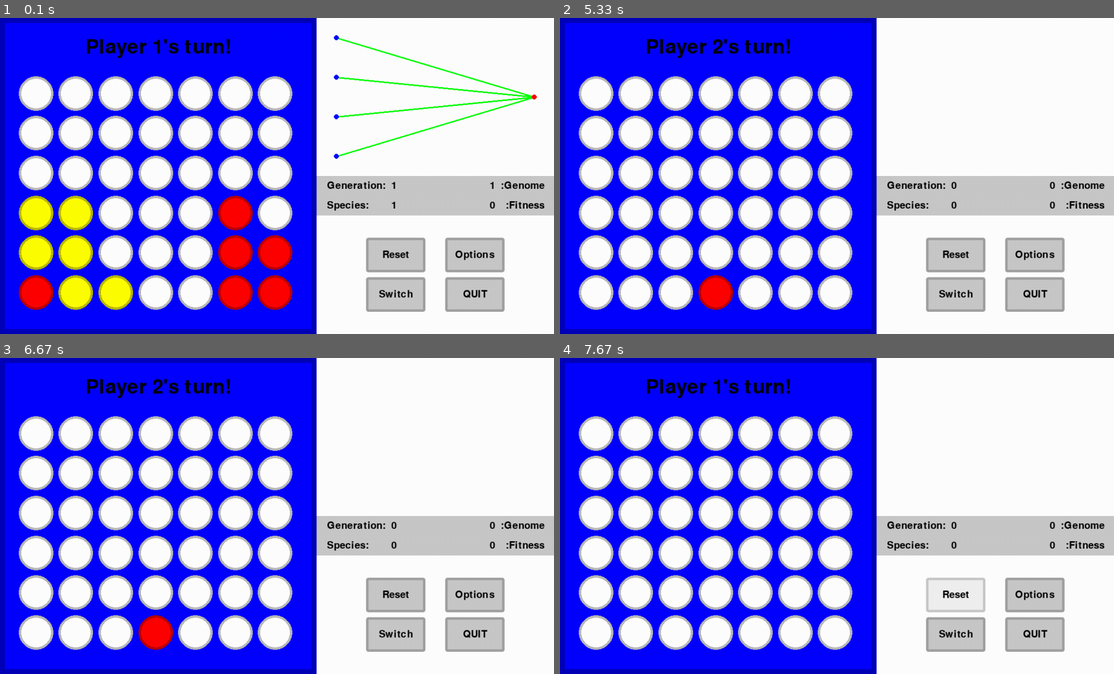
Above: before the commit, frames 1-4 (two rows, left to right).
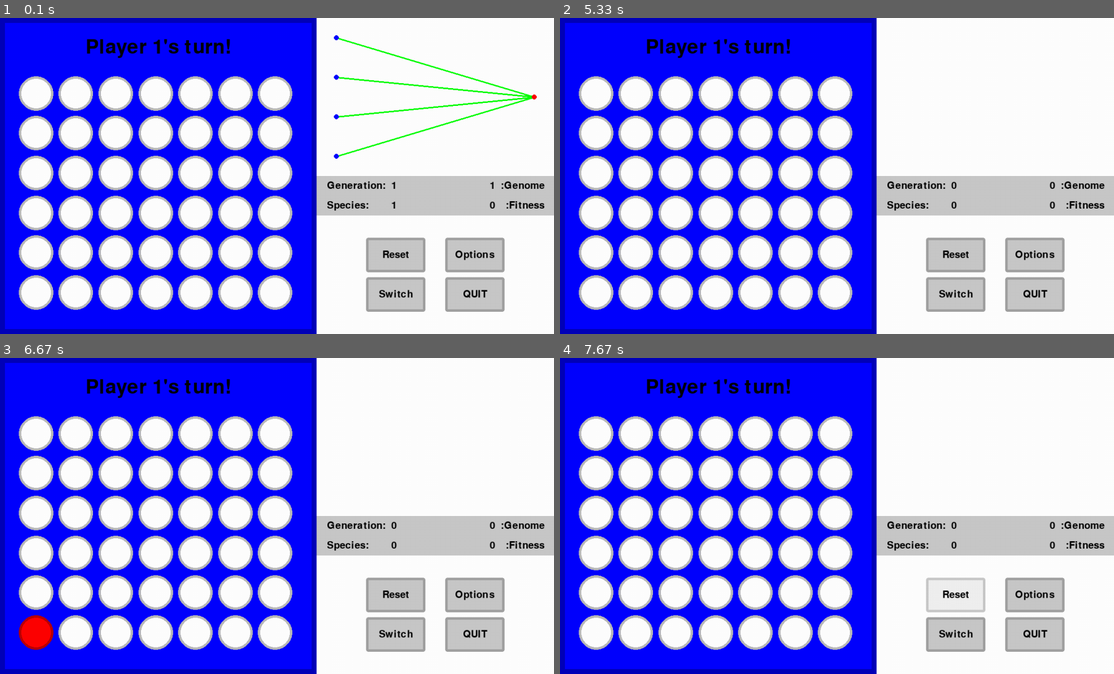
Above: after the commit, the same moments.

Repository: GreenMachine582/NEAT
Game: pygame game, started from main.py
Same seed, same stepped clock (60 frames per second), same inputs: the game is played once before the commit and once after it.
Inputs (mouse positions are in pixels of both pictures, inside the frame that each line leads up to):
- Up to frame 1 (0.1 s): no input
- Up to frame 2 (5.33 s): click (953, 296) at 0.38 s; click (1036, 255) at 0.72 s; click (731, 46) at 1.05 s; click (1041, 286) at 1.38 s; click (731, 134) at 1.72 s; click (842, 210) at 2.05 s; click (820, 122) at 2.38 s; click (759, 109) at 2.72 s; click (981, 147) at 3.05 s; click (1008, 169) at 3.38 s; click (953, 119) at 3.72 s; click (958, 97) at 4.05 s; click (859, 163) at 4.38 s; click (715, 119) at 4.72 s; click (753, 267) at 5.05 s
- Up to frame 3 (6.67 s): tap 1 at 5.33 s
- Up to frame 4 (7.67 s): click (1008, 591) at 6.72 s; click (781, 620) at 7.05 s; click (953, 595) at 7.38 s

The runs differ from the first frame. In frame 1, 6.5% of the frame differs, in the area x 3-53%, y 56-93%; in frame 2, 0.6%; in frame 3, 1.1%; in frame 4, nothing differs.

Commit message:
Update connect4.py

Diff:
--- a/connect4/connect4.py
+++ b/connect4/connect4.py
@@ -1,12 +1,11 @@
 
-import pygame as pg
 import random
 
 import mattslib as ml
 import mattslib.pygame as mlpg
 
 __version__ = '1.5'
-__date__ = '20/03/2022'
+__date__ = '21/03/2022'
 
 # Constants
 WIDTH, HEIGHT = 1120, 640
@@ -67,9 +66,10 @@
     ROWS, COLUMNS = 6, 7
     PLAYERS = {1: RED, 2: YELLOW}
     EMPTY = WHITE
+    INVALID_MOVE = -2
     LENGTH = 4
     GAME_STATES = {-2: 'Invalid move', -1: '', 0: 'Draw', 1: 'Player 1 Wins', 2: 'Player 2 Wins'}
-    BOARDER = 0
+    BOARDER = 10
 
     def __init__(self):
         self.board = []
@@ -81,6 +81,10 @@
         self.match = True
         self.turn = 0
 
+        self.board_background = mlpg.Rect((GAME_WIDTH / 2, GAME_HEIGHT / 2), self.colour['background'],
+                                          [GAME_WIDTH - (self.BOARDER * 2), GAME_HEIGHT - (self.BOARDER * 2)])
+        self.player_text = mlpg.Message(f"Player {self.current_player}'s turn!", (int(GAME_WIDTH / 2), 60), size=40)
+
         self.board = [[Piece([h, j], self.ROWS, self.COLUMNS, self.EMPTY) for j in range(self.COLUMNS)]
                       for h in range(self.ROWS)]
 
@@ -92,22 +96,22 @@
         self.current_player = 1
         self.opponent = 2 if self.current_player == 1 else 1
 
-    def draw(self, window, boarder=10):
-        window.fill(mlpg.changeColour(self.colour['background'], -70))
-        pg.draw.rect(window, self.colour['background'], ([boarder, boarder],
-                                                         [GAME_WIDTH - (boarder * 2), GAME_HEIGHT - (boarder * 2)]))
-        message = mlpg.Message(f"Player {self.current_player}'s turn!", (int(GAME_WIDTH / 2), 60), size=40)
-        message.draw(window)
+    def draw(self, surface):
+        self.player_text.update(text=f"Player {self.current_player}'s turn!")
+
+        surface.fill(mlpg.changeColour(self.colour['background'], -70))
+        self.board_background.draw(surface)
+        self.player_text.draw(surface)
         for row in self.board:
             for piece in row:
-                piece.draw(window)
+                piece.draw(surface)
 
     def neatMove(self, genome):
         possible_moves = {}
         for i in range(self.COLUMNS):
             possible_move = self.getPossibleMove(i)
-            if possible_move is not None:
-                possible_moves[tuple(possible_move)] = 0
+            if possible_move[0] != -2:
+                possible_moves[possible_move] = 0
         for possible_move in possible_moves:
             directions, _ = self.getPieceSlices(possible_move)
             for direction_pair in directions:
@@ -120,23 +124,29 @@
         move = random.choice(sorted_moves[max_min_keys['max']['value']])
         return move
 
-    def makeMove(self, move):
-        if move is not None:
-            self.board[move[0]][move[1]].update(colour=self.PLAYERS[self.current_player])
-            self.turn += 1
-        game_state = self.winChecker(move) if move is not None else -2
-        return game_state
-
-    def getPossibleMove(self, possible_move):
-        move = None
-        for h in range(self.ROWS):
-            if not self.board[h][possible_move].active:
-                move = h
-            else:
+    def makeMove(self, move: tuple) -> None:
+        """
+        Receives the move to update the game board and increments turn.
+        :param move: tuple[int, int]
+        :return:
+            - None
+        """
+        self.board[move[0]][move[1]].update(colour=self.PLAYERS[self.current_player])
+        self.turn += 1
+
+    def getPossibleMove(self, possible_move: int) -> tuple:
+        """
+        Checks each row with given column in board for an available move.
+        :param possible_move: int
+        :return:
+            - move - tuple[int, int]
+        """
+        move = self.INVALID_MOVE
+        for row in range(self.ROWS):
+            if self.board[row][possible_move].active:
                 break
-        if move is None:
-            return None
-        return [move, possible_move]
+            move = row
+        return move, possible_move
 
     def showWin(self, move, direction_pair, colour):
         self.board[move[0]][move[1]].update(highlight_colour=colour)
@@ -152,7 +162,12 @@
                 else:
                     break
 
-    def switchPlayer(self):
+    def switchPlayer(self) -> None:
+        """
+        Switches the current player with opponent.
+        :return:
+            - None
+        """
         self.current_player = 2 if self.current_player == 1 else 1
         self.opponent = 2 if self.current_player == 1 else 1
 
@@ -190,7 +205,13 @@
                 counts[direction_pair].append(connection_count)
         return directions, counts
 
-    def winChecker(self, move):
+    def winChecker(self, move: tuple) -> int:
+        """
+        Checks the connections with move for a win, draw or nothing and updates match status.
+        :param move: tuple[int, int]
+        :return:
+            - result - int
+        """
         draw, win = True, False
 
         directions, counts = self.getPieceSlices(move)
@@ -199,6 +220,7 @@
                 self.showWin(move, directions[direction_pair], GREEN)
                 win = True
         if win:
+            self.match = False
             return self.current_player
 
         for row in self.board:
@@ -206,4 +228,24 @@
                 if piece.colour == self.EMPTY:
                     draw = False
 
-        return 0 if draw else -1
+        if draw:
+            self.match = False
+            return 0
+        return -1
+
+    def main(self, possible_move: int) -> int:
+        """
+        Checks for possible moves, makes the move, checks board status and then
+        switches player turn.
+        :param possible_move: int
+        :return:
+            - result - int
+        """
+        move = self.getPossibleMove(possible_move)
+        if move[0] != self.INVALID_MOVE:
+            self.makeMove(move)
+            result = self.winChecker(move)
+            if self.match:
+                self.switchPlayer()
+            return result
+        return self.INVALID_MOVE
